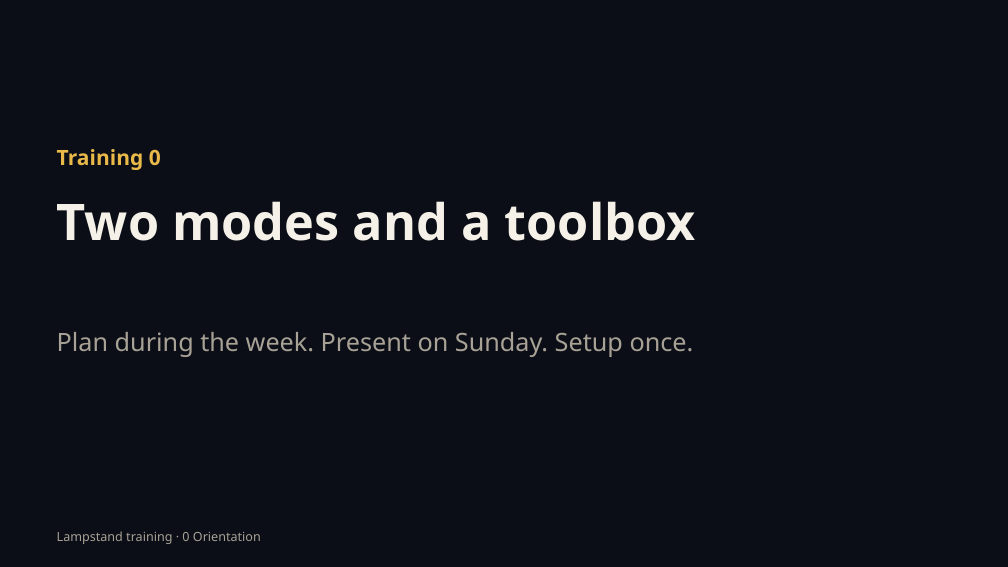
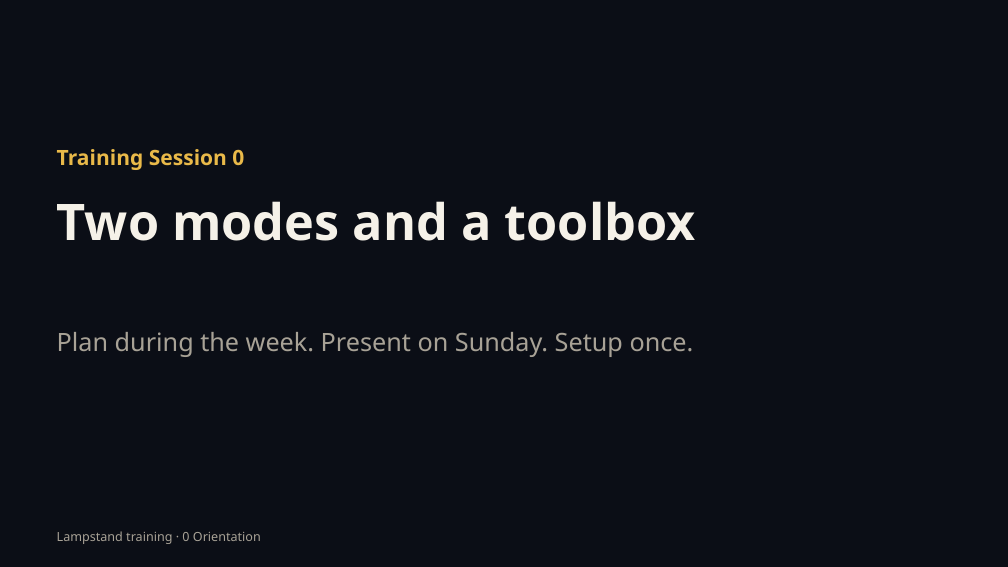
Before and after one commit to incrhst/lampstand, a slide deck: slide 1 of training/decks/t0-plan-and-present.pptx. Drawn at 1008x567 pixels with LibreOffice and Linux fonts; fonts in the diff are those of the drawing. Boxes give left, top, right and bottom in pixels: in the first picture for what was removed or moved away, otherwise in the second. Text is boxed around its words. In the diff, an @@ line names an element or a change of style, - is before the commit and + after.

```diff
--- a/training/decks/t0-plan-and-present.pptx
+++ b/training/decks/t0-plan-and-present.pptx
@@ text at [57,149,244,170]: text changed @@
-Training 0
+Training Session 0
```
Also in this commit, not shown: 49 other files.
